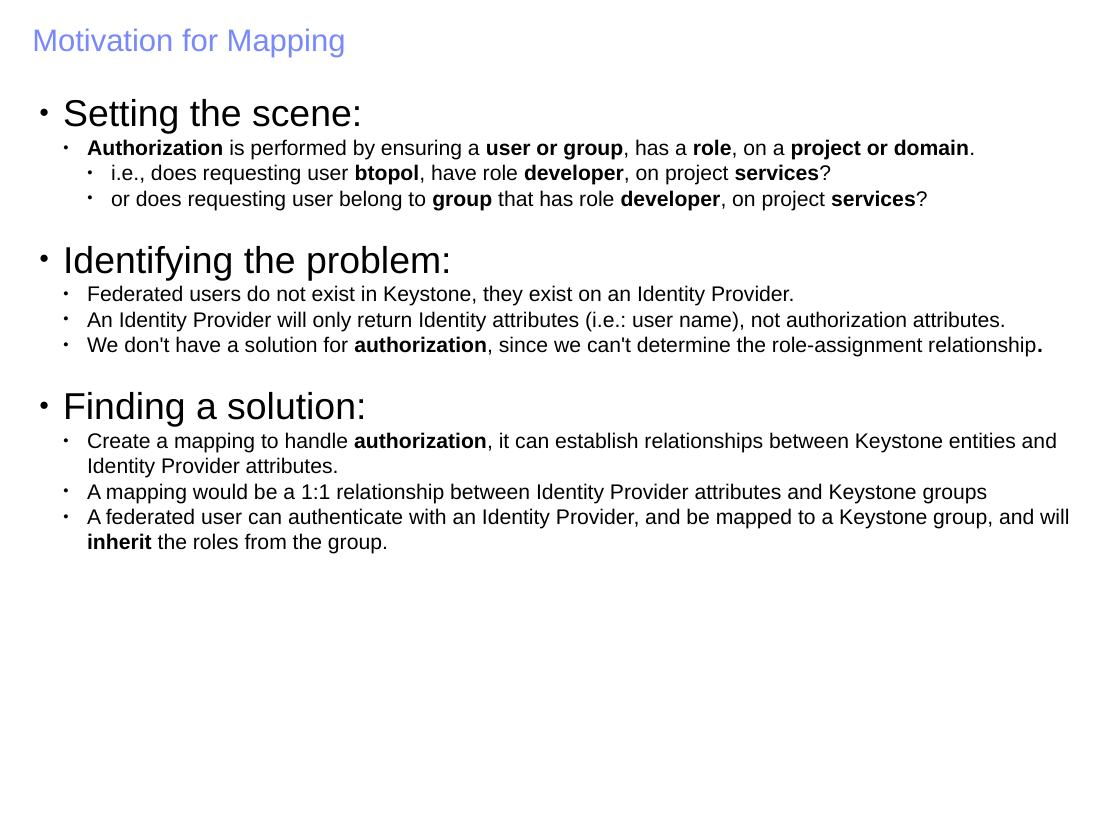
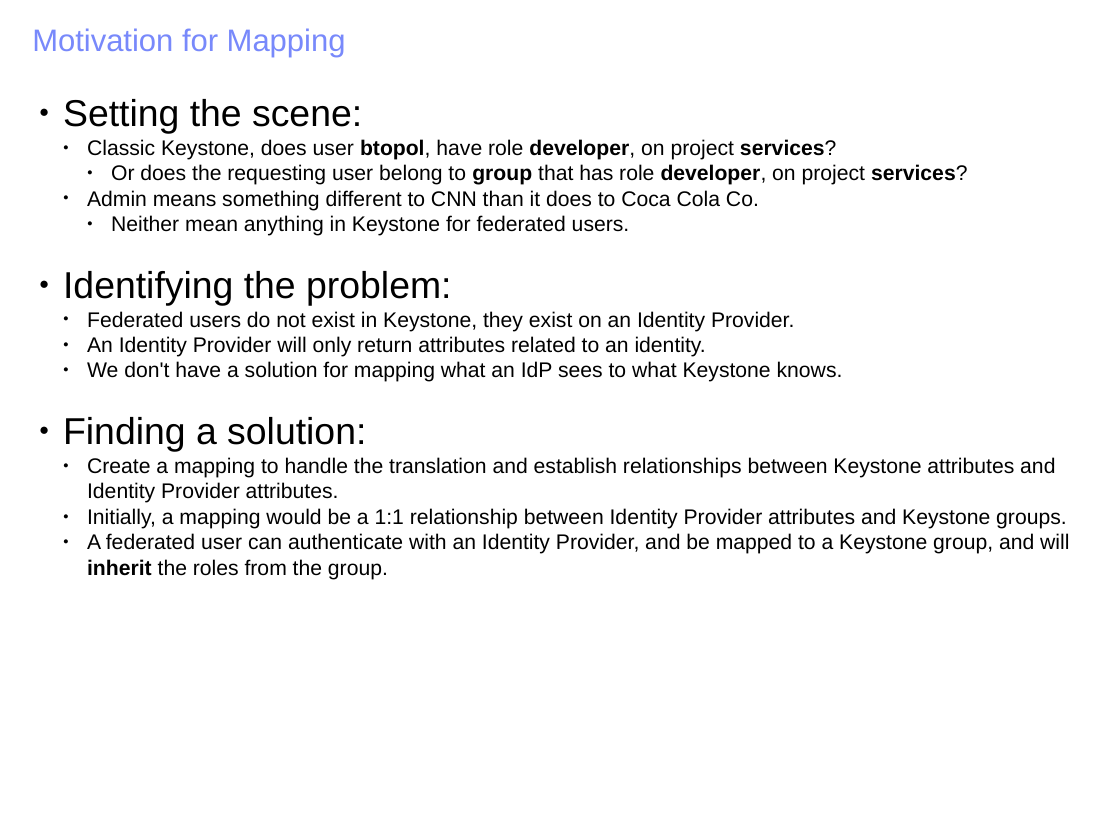
Before and after one commit to joesavak/OpenStackFederation, a slide deck: slide 17 of os-federation.odp. Drawn at 1120x840 pixels with LibreOffice and Linux fonts; fonts in the diff are those of the drawing. Boxes give left, top, right and bottom in pixels: in the first picture for what was removed or moved away, otherwise in the second. Text is boxed around its words. In the diff, an @@ line names an element or a change of style, - is before the commit and + after.

```diff
--- a/os-federation.odp
+++ b/os-federation.odp
@@ text at (87, 139, 968, 236): text changed @@
-  ● Authorization is performed by ensuring a user or group, has a role, on a project or domain.
-    ● i.e., does requesting user btopol, have role developer, on project services?
-    ● or does requesting user belong to group that has role developer, on project services?
+  ● Classic Keystone, does user btopol, have role developer, on project services?
+    ● Or does the requesting user belong to group that has role developer, on project services?
+  ● Admin means something different to CNN than it does to Coca Cola Co.
+    ● Neither mean anything in Keystone for federated users.
@@ text at (87, 336, 843, 382): text changed @@
-  ● An Identity Provider will only return Identity attributes (i.e.: user name), not authorization attributes.
-  ● We don't have a solution for authorization, since we can't determine the role-assignment relationship.
+  ● An Identity Provider will only return attributes related to an identity.
+  ● We don't have a solution for mapping what an IdP sees to what Keystone knows.
@@ text at (87, 457, 1067, 529): text changed @@
-  ● Create a mapping to handle authorization, it can establish relationships between Keystone entities and Identity Provider attributes.
-  ● A mapping would be a 1:1 relationship between Identity Provider attributes and Keystone groups
+  ● Create a mapping to handle the translation and establish relationships between Keystone attributes and Identity Provider attributes.
+  ● Initially, a mapping would be a 1:1 relationship between Identity Provider attributes and Keystone groups.
```
Also in this commit, not shown: 7 other slides changed.
